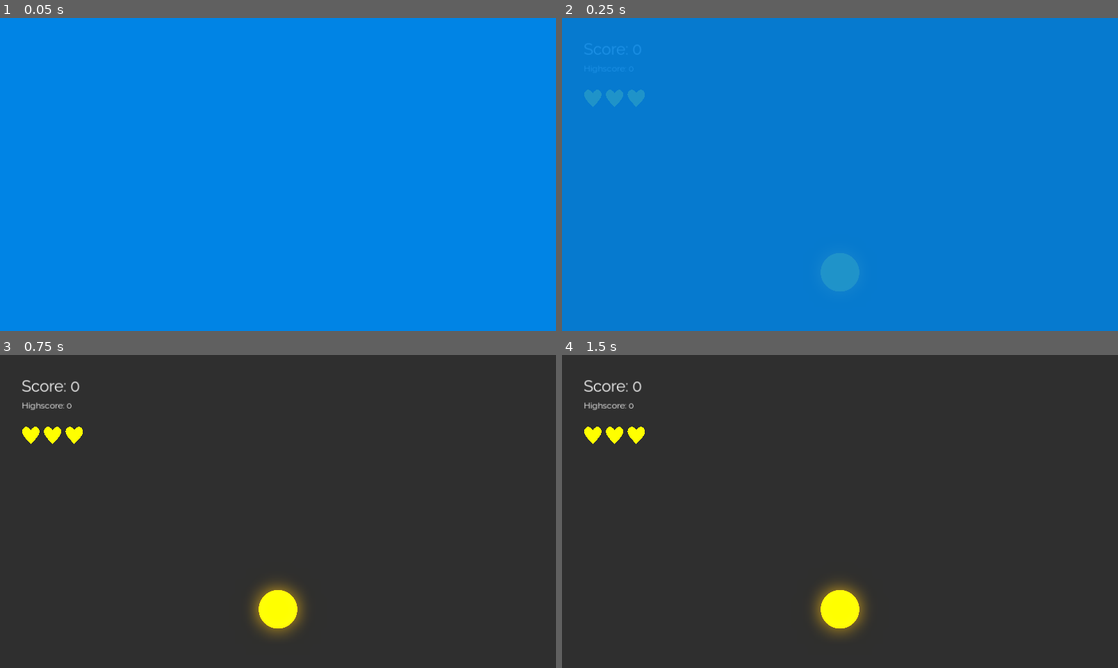
Above: before the commit, frames 1-4 (two rows, left to right).
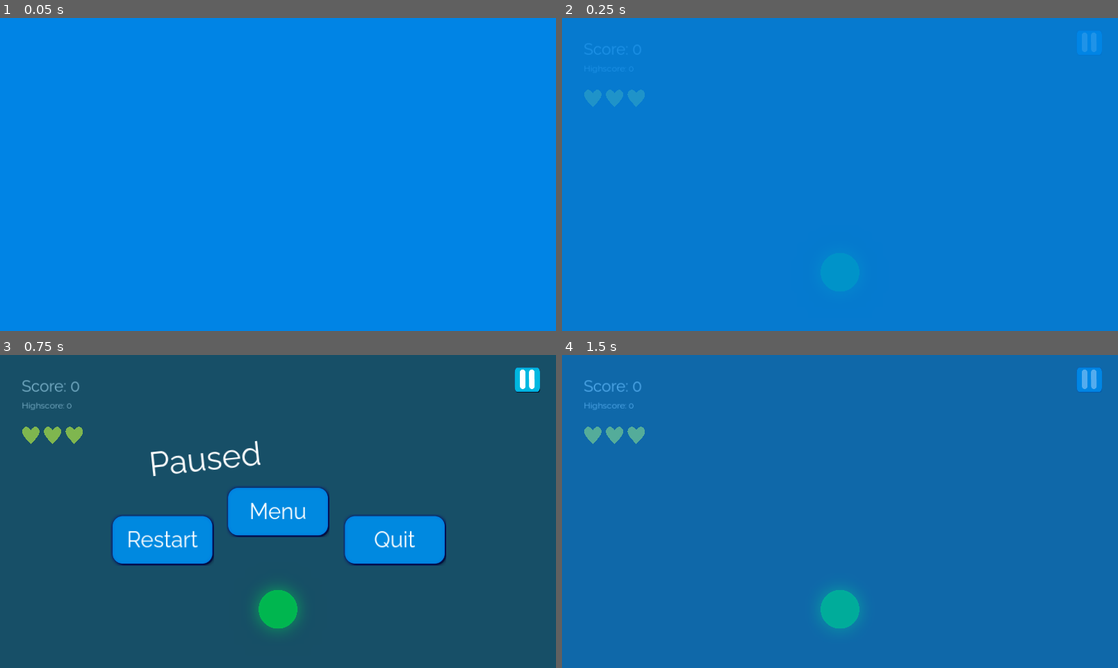
Above: after the commit, the same moments.

Repository: SkyDustGames/color-catcher
Game: Godot game, scene res://scenes/game.tscn
Two runs of this game, one before a commit and one after it. Both use one fixed random seed, a clock stepped at 60 frames per second and the inputs below. This scene is started directly instead of the project's main scene.
Inputs (mouse positions are in pixels of both pictures, inside the frame that each line leads up to):
- Up to frame 1 (0.05 s): no input
- Up to frame 2 (0.25 s): no input
- Up to frame 3 (0.75 s): click (528, 380) at 0.52 s
- Up to frame 4 (1.5 s): click (723, 539) at 1.25 s, where only the run after the commit has a clickable "Restart"

Frame 1 is identical in both runs. In frame 2, 0.8% of the frame differs, in the area x 46-97%, y 4-88%; in frame 3, 100%, in the area x 0-100%, y 0-100%; in frame 4, 100%.

Commit message:
Pause menu & fix menu alignment on Android

Diff:
--- a/project.godot
+++ b/project.godot
@@ -14,6 +14,7 @@
 run/main_scene="res://scenes/menu.tscn"
 config/use_custom_user_dir=true
 config/custom_user_dir_name="SkyDust/ColorCatcher"
+config/quit_on_go_back=false
 config/features=PackedStringArray("4.1", "Mobile")
 boot_splash/bg_color=Color(0, 0.517647, 0.898039, 1)
 boot_splash/show_image=false
--- a/scenes/game.tscn
+++ b/scenes/game.tscn
@@ -1,11 +1,18 @@
-[gd_scene load_steps=8 format=3 uid="uid://cpn3k6nr748vg"]
+[gd_scene load_steps=15 format=3 uid="uid://cpn3k6nr748vg"]
 
 [ext_resource type="Texture2D" uid="uid://cv34onredtgte" path="res://sprites/heal.png" id="1_2h0xa"]
 [ext_resource type="FontFile" uid="uid://btt0co084ey81" path="res://Raleway.ttf" id="1_luub0"]
+[ext_resource type="Texture2D" uid="uid://w3qw4cn20mea" path="res://sprites/buttons/pause_normal.png" id="3_att1q"]
 [ext_resource type="PackedScene" uid="uid://bcr2tswsv0i7" path="res://nodes/player.tscn" id="3_evj01"]
+[ext_resource type="Script" path="res://scripts/ui/PauseMenu.gd" id="3_p7fpw"]
+[ext_resource type="Texture2D" uid="uid://cngh11spgwcud" path="res://sprites/buttons/pause_press.png" id="4_amj6p"]
 [ext_resource type="PackedScene" uid="uid://drtp3e75xjkrw" path="res://nodes/spawner.tscn" id="4_rg2xs"]
+[ext_resource type="Texture2D" uid="uid://b2dpdrwsqrwd7" path="res://sprites/buttons/button_normal.png" id="4_x3a6v"]
+[ext_resource type="Texture2D" uid="uid://djc8q2adrx1a4" path="res://sprites/buttons/pause_hover.png" id="5_7lokf"]
+[ext_resource type="Texture2D" uid="uid://cpkfsa8x8p8ti" path="res://sprites/buttons/button_press.png" id="5_a4jwg"]
 [ext_resource type="Script" path="res://scripts/WorldEnvironment.gd" id="5_egtg2"]
 [ext_resource type="Texture2D" uid="uid://dtgkv7saefrm4" path="res://sprites/empty.png" id="5_kobak"]
+[ext_resource type="Texture2D" uid="uid://cjmxrwkios7qh" path="res://sprites/buttons/button_hover.png" id="6_d1g0w"]
 
 [sub_resource type="Environment" id="Environment_a3k1r"]
 background_mode = 3
@@ -66,13 +73,152 @@
 texture = ExtResource("1_2h0xa")
 expand_mode = 1
 
+[node name="PauseMenu" type="ColorRect" parent="CanvasLayer"]
+process_mode = 2
+visible = false
+anchors_preset = 15
+anchor_right = 1.0
+anchor_bottom = 1.0
+grow_horizontal = 2
+grow_vertical = 2
+color = Color(0, 0.431373, 0.619608, 0.501961)
+script = ExtResource("3_p7fpw")
+
+[node name="Restart" type="TextureButton" parent="CanvasLayer/PauseMenu"]
+layout_mode = 1
+anchors_preset = 8
+anchor_left = 0.5
+anchor_top = 0.5
+anchor_right = 0.5
+anchor_bottom = 0.5
+offset_left = -385.0
+offset_top = 6.0
+offset_right = -147.0
+offset_bottom = 125.0
+grow_horizontal = 2
+grow_vertical = 2
+texture_normal = ExtResource("4_x3a6v")
+texture_pressed = ExtResource("5_a4jwg")
+texture_hover = ExtResource("6_d1g0w")
+
+[node name="Label" type="Label" parent="CanvasLayer/PauseMenu/Restart"]
+layout_mode = 1
+anchors_preset = 15
+anchor_right = 1.0
+anchor_bottom = 1.0
+grow_horizontal = 2
+grow_vertical = 2
+theme_override_fonts/font = ExtResource("1_luub0")
+theme_override_font_sizes/font_size = 50
+text = "Restart"
+horizontal_alignment = 1
+vertical_alignment = 1
+
+[node name="Menu" type="TextureButton" parent="CanvasLayer/PauseMenu"]
+layout_mode = 1
+anchors_preset = 8
+anchor_left = 0.5
+anchor_top = 0.5
+anchor_right = 0.5
+anchor_bottom = 0.5
+offset_left = -119.0
+offset_top = -59.5
+offset_right = 119.0
+offset_bottom = 59.5
+grow_horizontal = 2
+grow_vertical = 2
+texture_normal = ExtResource("4_x3a6v")
+texture_pressed = ExtResource("5_a4jwg")
+texture_hover = ExtResource("6_d1g0w")
+
+[node name="Label" type="Label" parent="CanvasLayer/PauseMenu/Menu"]
+layout_mode = 1
+anchors_preset = 15
+anchor_right = 1.0
+anchor_bottom = 1.0
+grow_horizontal = 2
+grow_vertical = 2
+theme_override_fonts/font = ExtResource("1_luub0")
+theme_override_font_sizes/font_size = 50
+text = "Menu"
+horizontal_alignment = 1
+vertical_alignment = 1
+
+[node name="Quit" type="TextureButton" parent="CanvasLayer/PauseMenu"]
+layout_mode = 1
+anchors_preset = 8
+anchor_left = 0.5
+anchor_top = 0.5
+anchor_right = 0.5
+anchor_bottom = 0.5
+offset_left = 150.0
+offset_top = 6.0
+offset_right = 388.0
+offset_bottom = 125.0
+grow_horizontal = 2
+grow_vertical = 2
+texture_normal = ExtResource("4_x3a6v")
+texture_pressed = ExtResource("5_a4jwg")
+texture_hover = ExtResource("6_d1g0w")
+
+[node name="Label" type="Label" parent="CanvasLayer/PauseMenu/Quit"]
+layout_mode = 1
+anchors_preset = 15
+anchor_right = 1.0
+anchor_bottom = 1.0
+grow_horizontal = 2
+grow_vertical = 2
+theme_override_fonts/font = ExtResource("1_luub0")
+theme_override_font_sizes/font_size = 50
+text = "Quit"
+horizontal_alignment = 1
+vertical_alignment = 1
+
+[node name="Label" type="Label" parent="CanvasLayer/PauseMenu"]
+layout_mode = 1
+anchors_preset = 8
+anchor_left = 0.5
+anchor_top = 0.5
+anchor_right = 0.5
+anchor_bottom = 0.5
+offset_left = -301.0
+offset_top = -152.0
+offset_right = -42.0
+offset_bottom = -60.0
+grow_horizontal = 2
+grow_vertical = 2
+rotation = -0.10472
+theme_override_fonts/font = ExtResource("1_luub0")
+theme_override_font_sizes/font_size = 75
+text = "Paused"
+
+[node name="PauseButton" type="TextureButton" parent="CanvasLayer"]
+process_mode = 3
+anchors_preset = 1
+anchor_left = 1.0
+anchor_right = 1.0
+offset_left = -96.0
+offset_top = 27.0
+offset_right = -36.0
+offset_bottom = 87.0
+grow_horizontal = 0
+size_flags_horizontal = 8
+size_flags_vertical = 0
+texture_normal = ExtResource("3_att1q")
+texture_pressed = ExtResource("4_amj6p")
+texture_hover = ExtResource("5_7lokf")
+ignore_texture_size = true
+stretch_mode = 0
+
 [node name="Environment" type="Node2D" parent="."]
+process_mode = 1
 
 [node name="Circle" parent="Environment" instance=ExtResource("3_evj01")]
 
 [node name="Spawner" parent="Environment" instance=ExtResource("4_rg2xs")]
 
 [node name="MoveLeft" type="TouchScreenButton" parent="Environment"]
+visible = false
 position = Vector2(-2777, -1355)
 scale = Vector2(6.58594, 6.94531)
 texture_normal = ExtResource("5_kobak")
@@ -81,6 +227,7 @@
 action = "move_left"
 
 [node name="MoveRight" type="TouchScreenButton" parent="Environment"]
+visible = false
 position = Vector2(599, -1536)
 scale = Vector2(6.13281, 6.94141)
 texture_normal = ExtResource("5_kobak")
@@ -95,3 +242,8 @@
 
 [node name="Camera2D" type="Camera2D" parent="Setup"]
 position = Vector2(600, 325)
+
+[connection signal="pressed" from="CanvasLayer/PauseMenu/Restart" to="CanvasLayer/PauseMenu" method="_on_restart_pressed"]
+[connection signal="pressed" from="CanvasLayer/PauseMenu/Menu" to="CanvasLayer/PauseMenu" method="_on_menu_pressed"]
+[connection signal="pressed" from="CanvasLayer/PauseMenu/Quit" to="CanvasLayer/PauseMenu" method="_on_quit_pressed"]
+[connection signal="pressed" from="CanvasLayer/PauseButton" to="CanvasLayer/PauseMenu" method="_on_pause_button_pressed"]
--- a/scenes/menu.tscn
+++ b/scenes/menu.tscn
@@ -25,11 +25,10 @@
 grow_horizontal = 2
 grow_vertical = 2
 script = ExtResource("1_0bigu")
-active = NodePath("Settings")
-disable_on_ready = [NodePath("Main"), NodePath("Skins")]
+active = NodePath("Main")
+disable_on_ready = [NodePath("Settings"), NodePath("Skins")]
 
 [node name="Main" type="Control" parent="."]
-visible = false
 layout_mode = 1
 anchors_preset = 15
 anchor_right = 1.0
@@ -40,22 +39,35 @@
 
 [node name="Label" type="Label" parent="Main"]
 layout_mode = 1
-anchors_preset = -1
-offset_left = 181.0
-offset_top = 183.0
-offset_right = 674.0
-offset_bottom = 290.0
+anchors_preset = 8
+anchor_left = 0.5
+anchor_top = 0.5
+anchor_right = 0.5
+anchor_bottom = 0.5
+offset_left = -399.0
+offset_top = -146.0
+offset_right = 94.0
+offset_bottom = -39.0
+grow_horizontal = 2
+grow_vertical = 2
 rotation = -0.0872665
 theme_override_fonts/font = ExtResource("3_jiu3b")
 theme_override_font_sizes/font_size = 75
 text = "Color Catcher"
 
 [node name="Settings" type="TextureButton" parent="Main"]
-layout_mode = 0
-offset_left = 254.0
-offset_top = 396.0
-offset_right = 492.0
-offset_bottom = 515.0
+layout_mode = 1
+anchors_preset = 8
+anchor_left = 0.5
+anchor_top = 0.5
+anchor_right = 0.5
+anchor_bottom = 0.5
+offset_left = -119.0
+offset_top = -59.5
+offset_right = 119.0
+offset_bottom = 59.5
+grow_horizontal = 2
+grow_vertical = 2
 texture_normal = ExtResource("3_fjj4i")
 texture_pressed = ExtResource("4_3ja5v")
 texture_hover = ExtResource("5_s5q3h")
@@ -72,11 +84,18 @@
 text = "Settings"
 
 [node name="Play" type="TextureButton" parent="Main"]
-layout_mode = 0
-offset_left = 521.0
-offset_top = 314.0
-offset_right = 759.0
-offset_bottom = 433.0
+layout_mode = 1
+anchors_preset = 8
+anchor_left = 0.5
+anchor_top = 0.5
+anchor_right = 0.5
+anchor_bottom = 0.5
+offset_left = -382.0
+offset_top = 41.0
+offset_right = -144.0
+offset_bottom = 160.0
+grow_horizontal = 2
+grow_vertical = 2
 texture_normal = ExtResource("3_fjj4i")
 texture_pressed = ExtResource("4_3ja5v")
 texture_hover = ExtResource("5_s5q3h")
@@ -94,22 +113,35 @@
 
 [node name="Highscore" type="Label" parent="Main"]
 layout_mode = 1
-anchors_preset = -1
-offset_left = 509.0
-offset_top = 437.0
-offset_right = 774.0
-offset_bottom = 470.0
+anchors_preset = 8
+anchor_left = 0.5
+anchor_top = 0.5
+anchor_right = 0.5
+anchor_bottom = 0.5
+offset_left = -132.5
+offset_top = 58.5
+offset_right = 132.5
+offset_bottom = 91.5
+grow_horizontal = 2
+grow_vertical = 2
 theme_override_fonts/font = ExtResource("3_jiu3b")
 theme_override_font_sizes/font_size = 25
 text = "Highscore: 0"
 horizontal_alignment = 1
 
 [node name="Skins" type="TextureButton" parent="Main"]
-layout_mode = 0
-offset_left = 790.0
-offset_top = 391.0
-offset_right = 1028.0
-offset_bottom = 510.0
+layout_mode = 1
+anchors_preset = 8
+anchor_left = 0.5
+anchor_top = 0.5
+anchor_right = 0.5
+anchor_bottom = 0.5
+offset_left = 147.0
+offset_top = 41.0
+offset_right = 385.0
+offset_bottom = 160.0
+grow_horizontal = 2
+grow_vertical = 2
 texture_normal = ExtResource("3_fjj4i")
 texture_pressed = ExtResource("4_3ja5v")
 texture_hover = ExtResource("5_s5q3h")
@@ -126,11 +158,18 @@
 text = "Skins"
 
 [node name="Quit" type="TextureButton" parent="Main"]
-layout_mode = 0
-offset_left = 1082.0
-offset_top = 606.0
-offset_right = 1177.0
-offset_bottom = 651.0
+layout_mode = 1
+anchors_preset = 3
+anchor_left = 1.0
+anchor_top = 1.0
+anchor_right = 1.0
+anchor_bottom = 1.0
+offset_left = -136.0
+offset_top = -74.0
+offset_right = -41.0
+offset_bottom = -29.0
+grow_horizontal = 0
+grow_vertical = 0
 texture_normal = ExtResource("3_fjj4i")
 texture_pressed = ExtResource("4_3ja5v")
 texture_hover = ExtResource("5_s5q3h")
@@ -149,6 +188,7 @@
 text = "Quit"
 
 [node name="Settings" type="Control" parent="."]
+visible = false
 layout_mode = 1
 anchors_preset = 15
 anchor_right = 1.0
@@ -159,21 +199,27 @@
 
 [node name="Label" type="Label" parent="Settings"]
 layout_mode = 1
-anchors_preset = -1
-offset_left = 91.0
-offset_top = 90.0
-offset_right = 285.0
-offset_bottom = 152.0
+offset_left = 59.0
+offset_top = 62.0
+offset_right = 253.0
+offset_bottom = 124.0
 theme_override_fonts/font = ExtResource("3_jiu3b")
 theme_override_font_sizes/font_size = 50
 text = "Settings"
 
 [node name="Back" type="TextureButton" parent="Settings"]
-layout_mode = 0
-offset_left = 1082.0
-offset_top = 606.0
-offset_right = 1177.0
-offset_bottom = 651.0
+layout_mode = 1
+anchors_preset = 3
+anchor_left = 1.0
+anchor_top = 1.0
+anchor_right = 1.0
+anchor_bottom = 1.0
+offset_left = -149.0
+offset_top = -85.0
+offset_right = -54.0
+offset_bottom = -40.0
+grow_horizontal = 0
+grow_vertical = 0
 texture_normal = ExtResource("3_fjj4i")
 texture_pressed = ExtResource("4_3ja5v")
 texture_hover = ExtResource("5_s5q3h")
@@ -192,11 +238,15 @@
 text = "Back"
 
 [node name="Music" type="HSlider" parent="Settings"]
-layout_mode = 0
-offset_left = 98.0
-offset_top = 269.0
-offset_right = 280.0
-offset_bottom = 315.0
+layout_mode = 1
+anchors_preset = 4
+anchor_top = 0.5
+anchor_bottom = 0.5
+offset_left = 60.0
+offset_top = -72.0
+offset_right = 242.0
+offset_bottom = -26.0
+grow_vertical = 2
 min_value = -80.0
 max_value = 6.0
 value = 5.0
@@ -214,11 +264,15 @@
 text = "Music"
 
 [node name="SoundEffects" type="HSlider" parent="Settings"]
-layout_mode = 0
-offset_left = 98.0
-offset_top = 318.0
-offset_right = 280.0
-offset_bottom = 364.0
+layout_mode = 1
+anchors_preset = 4
+anchor_top = 0.5
+anchor_bottom = 0.5
+offset_left = 60.0
+offset_top = -23.0
+offset_right = 242.0
+offset_bottom = 23.0
+grow_vertical = 2
 min_value = -80.0
 max_value = 6.0
 value = 5.0
@@ -236,21 +290,29 @@
 text = "Sound Effects"
 
 [node name="Fullscreen" type="CheckButton" parent="Settings"]
-layout_mode = 0
-offset_left = 93.0
-offset_top = 357.0
-offset_right = 137.0
-offset_bottom = 381.0
+layout_mode = 1
+anchors_preset = 4
+anchor_top = 0.5
+anchor_bottom = 0.5
+offset_left = 60.0
+offset_top = 16.0
+offset_right = 195.0
+offset_bottom = 46.0
+grow_vertical = 2
 theme_override_fonts/font = ExtResource("3_jiu3b")
 theme_override_font_sizes/font_size = 18
 text = "Fullscreen"
 
 [node name="PostProcessing" type="CheckButton" parent="Settings"]
-layout_mode = 0
-offset_left = 93.0
-offset_top = 386.0
-offset_right = 137.0
-offset_bottom = 410.0
+layout_mode = 1
+anchors_preset = 4
+anchor_top = 0.5
+anchor_bottom = 0.5
+offset_left = 60.0
+offset_top = 45.0
+offset_right = 241.0
+offset_bottom = 75.0
+grow_vertical = 2
 theme_override_fonts/font = ExtResource("3_jiu3b")
 theme_override_font_sizes/font_size = 18
 button_pressed = true
@@ -289,11 +351,10 @@
 
 [node name="GridContainer" type="GridContainer" parent="Skins"]
 layout_mode = 1
-anchors_preset = -1
-offset_left = 115.0
-offset_top = 177.0
-offset_right = 215.0
-offset_bottom = 277.0
+offset_left = 100.0
+offset_top = 220.0
+offset_right = 200.0
+offset_bottom = 320.0
 
 [node name="Template" type="TextureButton" parent="Skins/GridContainer"]
 self_modulate = Color(0.0901961, 0.0901961, 0.0901961, 1)
@@ -307,7 +368,7 @@
 ignore_texture_size = true
 stretch_mode = 0
 
-[node name="Label2" type="Label" parent="Skins/GridContainer/Template"]
+[node name="Label" type="Label" parent="Skins/GridContainer/Template"]
 layout_mode = 0
 offset_left = 7.0
 offset_top = 34.0
@@ -320,19 +381,33 @@
 horizontal_alignment = 1
 
 [node name="Skin" type="TextureRect" parent="Skins"]
-layout_mode = 0
-offset_left = 810.0
-offset_top = 229.0
-offset_right = 1066.0
-offset_bottom = 485.0
+layout_mode = 1
+anchors_preset = 6
+anchor_left = 1.0
+anchor_top = 0.5
+anchor_right = 1.0
+anchor_bottom = 0.5
+offset_left = -385.0
+offset_top = -128.0
+offset_right = -129.0
+offset_bottom = 128.0
+grow_horizontal = 0
+grow_vertical = 2
 texture = ExtResource("5_l0lry")
 
 [node name="Back" type="TextureButton" parent="Skins"]
-layout_mode = 0
-offset_left = 1082.0
-offset_top = 606.0
-offset_right = 1177.0
-offset_bottom = 651.0
+layout_mode = 1
+anchors_preset = 3
+anchor_left = 1.0
+anchor_top = 1.0
+anchor_right = 1.0
+anchor_bottom = 1.0
+offset_left = -148.0
+offset_top = -85.0
+offset_right = -53.0
+offset_bottom = -40.0
+grow_horizontal = 0
+grow_vertical = 0
 texture_normal = ExtResource("3_fjj4i")
 texture_pressed = ExtResource("4_3ja5v")
 texture_hover = ExtResource("5_s5q3h")
--- a/scripts/Global.gd
+++ b/scripts/Global.gd
@@ -1,10 +1,11 @@
 extends Node
 
 const colors = [
-	Color("#fcba03"),
-	Color("#32a852"),
-	Color("#4287f5"),
-	Color("#eb4034")
+	Color("#ff0000"),
+	Color("#ffffff"),
+	Color("#00ffff"),
+	Color("#00ff00"),
+	Color("#ff00ff")
 ]
 
 func load_save():
--- /dev/null
+++ b/scripts/ui/PauseMenu.gd
@@ -0,0 +1,25 @@
+extends ColorRect
+
+var paused = false
+@onready var environment = get_tree().current_scene.get_node("./Environment")
+
+func _on_pause_button_pressed():
+	paused = not paused
+	get_tree().paused = paused
+	if paused:
+		show()
+	else:
+		hide()
+	Global.write_save(Global.save)
+
+func _on_restart_pressed():
+	_on_pause_button_pressed()
+	SceneTransition.change_scene("res://scenes/game.tscn")
+
+func _on_menu_pressed():
+	_on_pause_button_pressed()
+	SceneTransition.change_scene("res://scenes/menu.tscn")
+
+func _on_quit_pressed():
+	_on_pause_button_pressed()
+	get_tree().quit()
Binary file added: sprites/buttons/pause_hover.png
Not shown, added: sprites/buttons/pause_hover.png.import
Binary file added: sprites/buttons/pause_normal.png
Not shown, added: sprites/buttons/pause_normal.png.import
Binary file added: sprites/buttons/pause_press.png
Not shown, added: sprites/buttons/pause_press.png.import
Not shown, changed: android/.build_version
